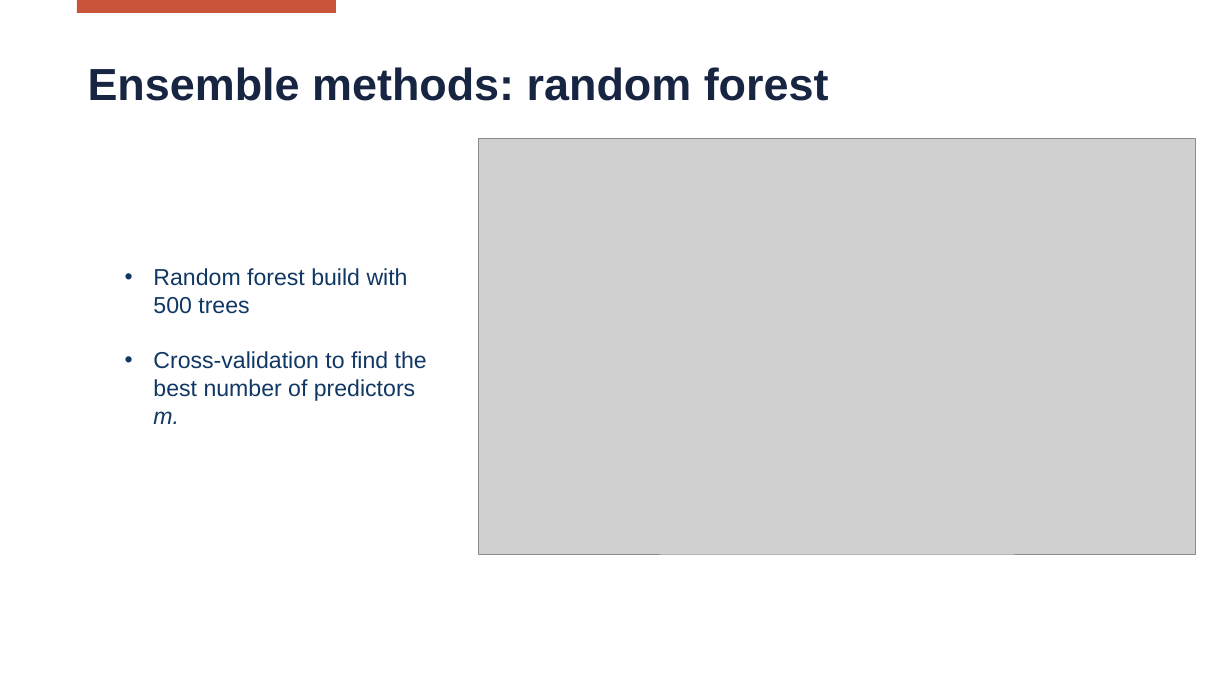
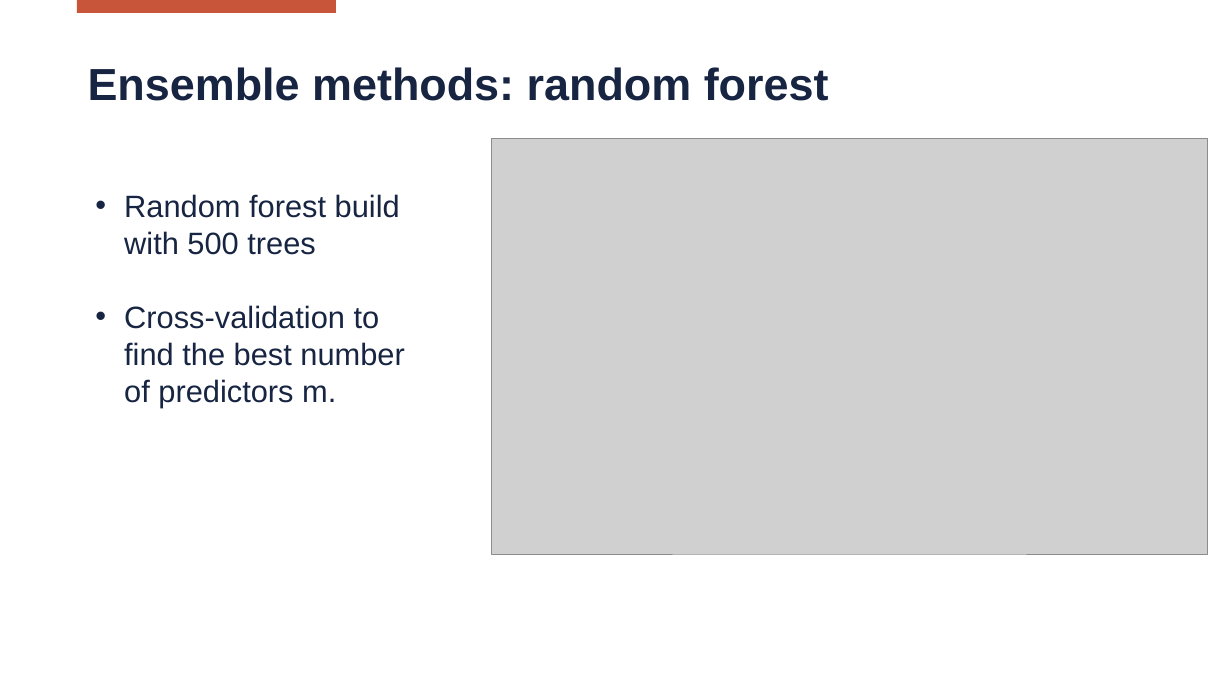
Before and after one commit to Matteo-Locatelli/SL_Project_2223, a slide deck: slide 32 of reports/Presentation.pptx. Drawn at 1232x693 pixels with LibreOffice and Linux fonts; fonts in the diff are those of the drawing; grey boxes stand for pictures; background and template pictures are left out. Boxes give left, top, right and bottom in pixels: in the first picture for what was removed or moved away, otherwise in the second. Text is boxed around its words. In the diff, an @@ line names an element or a change of style, - is before the commit and + after.

```diff
--- a/reports/Presentation.pptx
+++ b/reports/Presentation.pptx
@@ picture moved from (x1=479, y1=139, x2=1195, y2=554) to (x1=491, y1=139, x2=1208, y2=554) @@
@@ text "Random forest build with 500 ..." moved from (x1=153, y1=268, x2=427, y2=424) to (x1=124, y1=194, x2=404, y2=407) @@
@@ text "Random forest build with 500 ..." at (x1=124, y1=194, x2=404, y2=407): size 18 to 24 pt, text colour #113864 to #172542; italic off in "m." @@
```
Also in this commit, not shown: 33 other slides changed.
